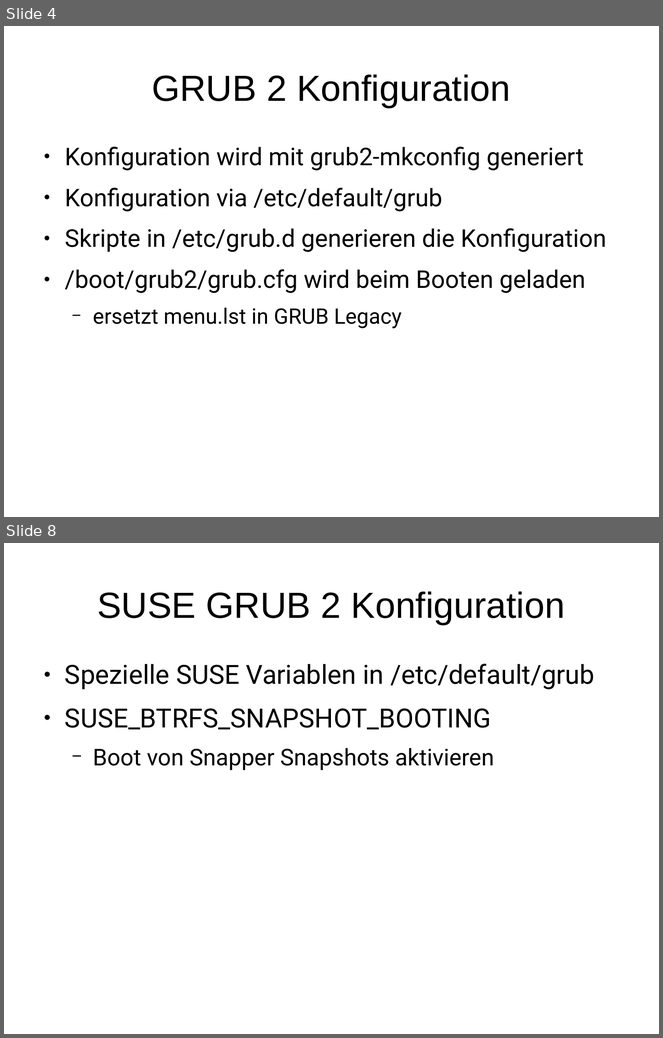
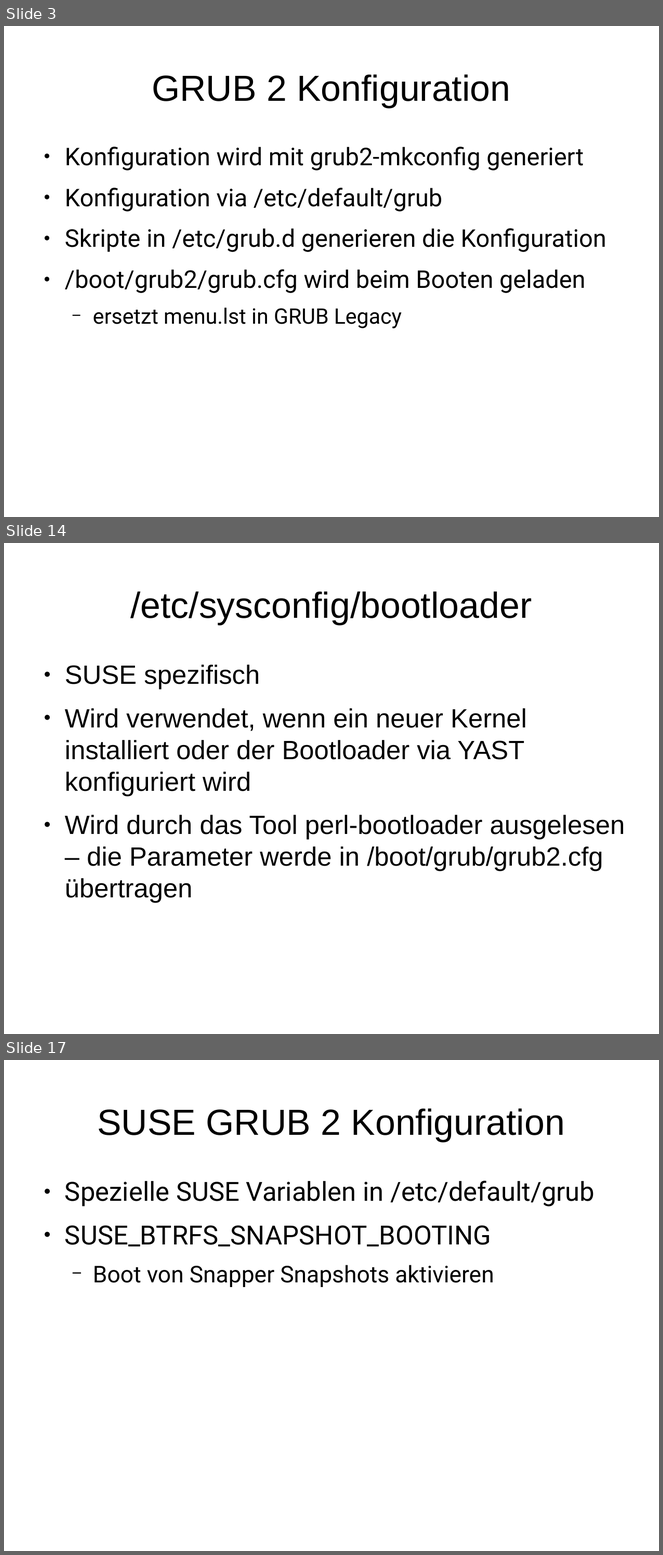
Before and after one commit to adfinis/adsy-trainings, a slide deck: SSA_SUSE-System-Administration/1004_grub2/modul_grub2_1004_01_slides.odp. Shown one above the other, each under a label of ours: slides 4 and 8 before the commit, slides 3, 14 and 17 after it; the slides between them are not shown. The pictures are 663x1038 and 663x1555 pixels, drawn with LibreOffice and Linux fonts; fonts in the diff are those of the drawing. Boxes give left, top, right and bottom in pixels: in the first picture for what was removed or moved away, otherwise in the second. Text is boxed around its words. In the diff, an @@ line names an element or a change of style, - is before the commit and + after.

Commit message:
pimp grub2 slides

```diff
--- a/SSA_SUSE-System-Administration/1004_grub2/modul_grub2_1004_01_slides.odp
+++ b/SSA_SUSE-System-Administration/1004_grub2/modul_grub2_1004_01_slides.odp
@@ slide 14 added at (4, 543, 659, 1034), background #FFFFFF @@
@@ title added at (130, 591, 532, 625), 44 pt, text #000000 @@
+/etc/sysconfig/bootloader
@@ text added at (65, 665, 625, 903), 32 pt, text #000000 @@
+● SUSE spezifisch
+● Wird verwendet, wenn ein neuer Kernel installiert oder der Bootloader via YAST konfiguriert wird
+● Wird durch das Tool perl-bootloader ausgelesen – die Parameter werde in /boot/grub/grub2.cfg übertragen
@@ what was slide 4 is now slide 3 @@
@@ what was slide 8 is now slide 17 @@
```
Also in this commit, not shown: 4 slides changed, 15 other slides added, 1 slide removed.
